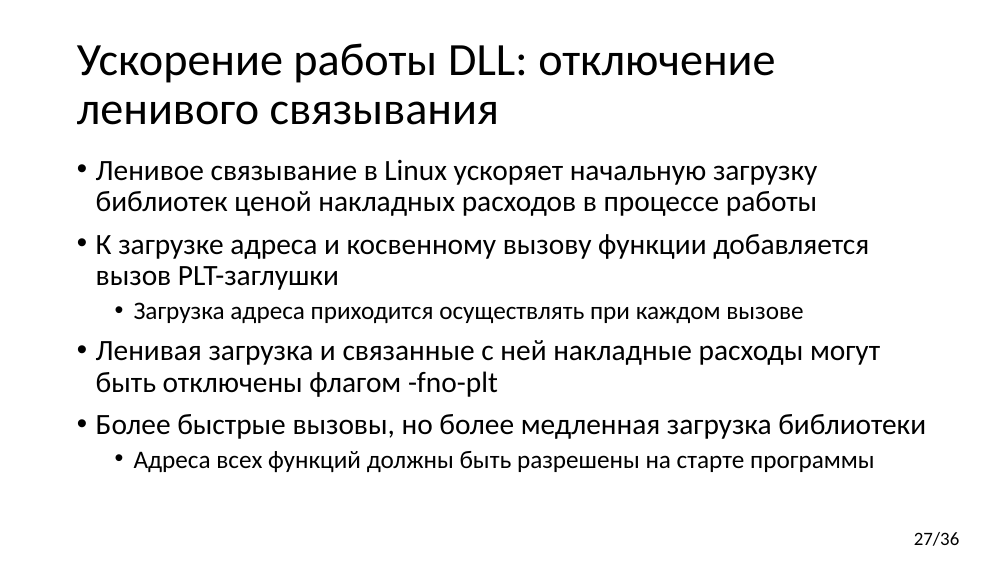
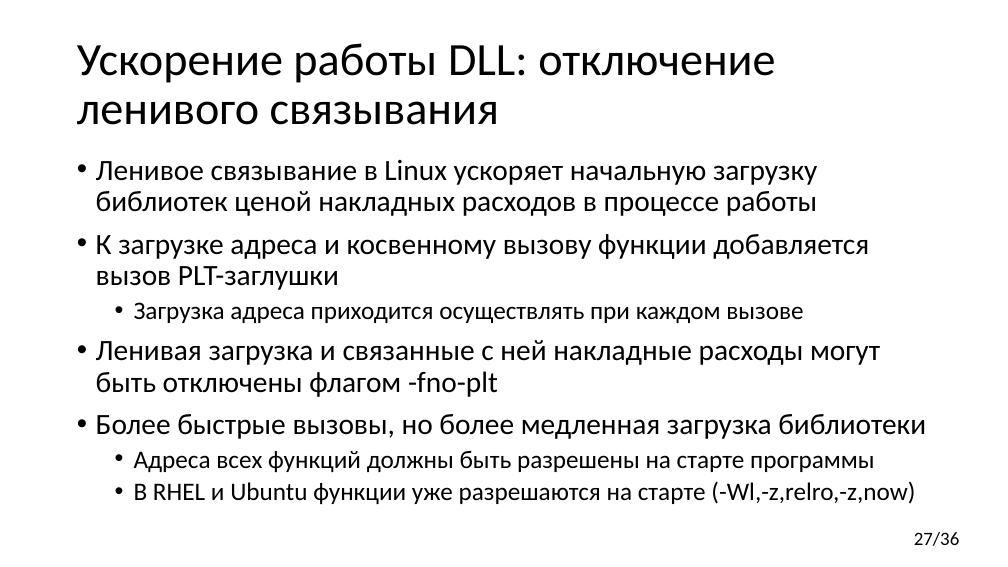
Before and after one commit to yugr/CppRussia, a slide deck: slide 27 of 2024/RU.pptx. Drawn at 1008x567 pixels with LibreOffice and Linux fonts; fonts in the diff are those of the drawing. Boxes give left, top, right and bottom in pixels: in the first picture for what was removed or moved away, otherwise in the second. Text is boxed around its words. In the diff, an @@ line names an element or a change of style, - is before the commit and + after.

```diff
--- a/2024/RU.pptx
+++ b/2024/RU.pptx
@@ text at bbox=[134, 481, 915, 504]: paragraph added @@
+  • В RHEL и Ubuntu функции уже разрешаются на старте (-Wl,-z,relro,-z,now)
```
Also in this commit, not shown: 2 other slides changed, 1 other file.
